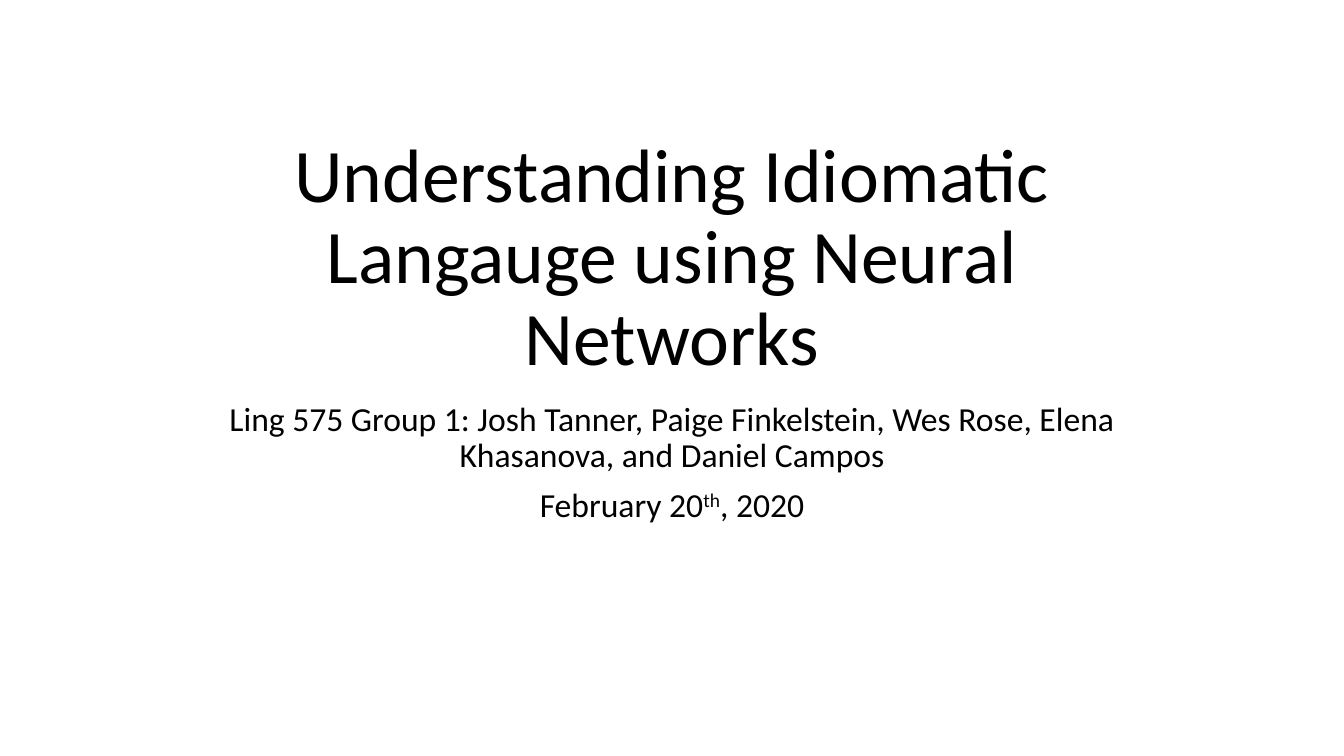
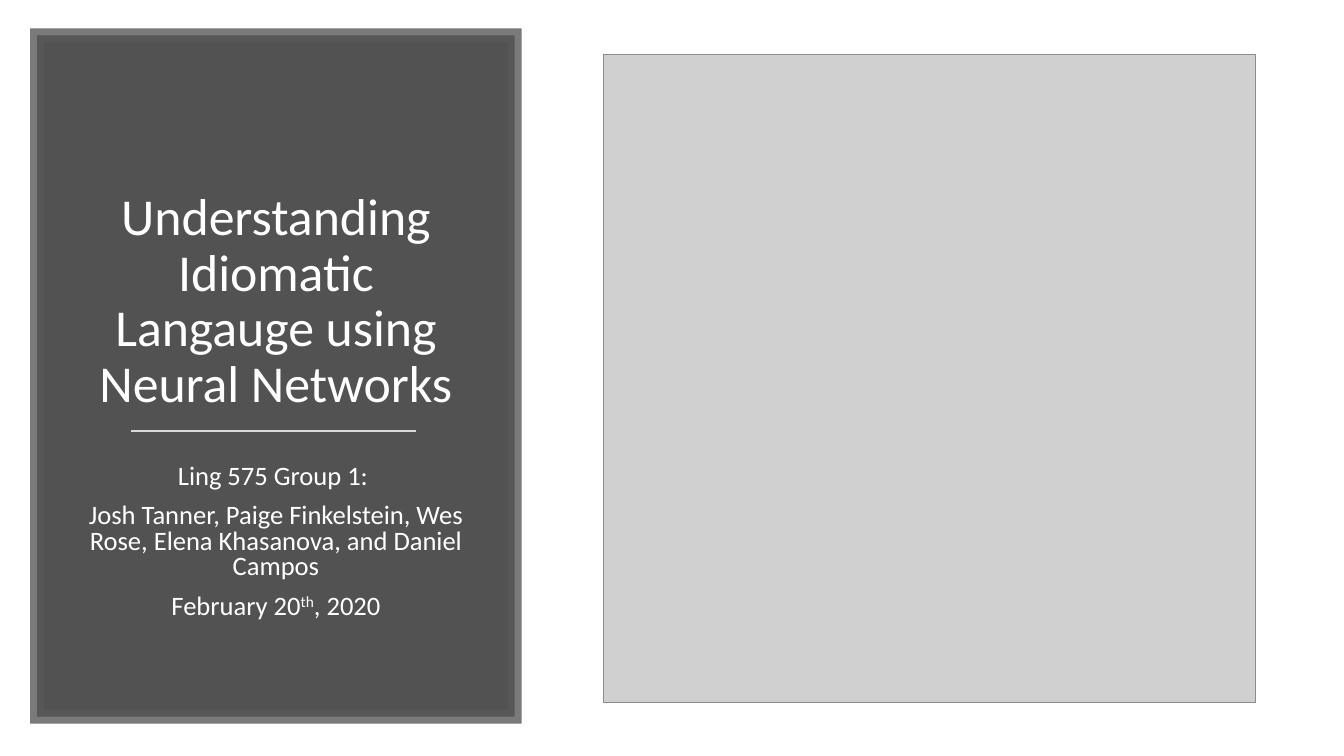
Before and after one commit to spacemanidol/AnalyzingNeuralLanguageModelsGroup1, a slide deck: slide 1 of PaperPresentation02202020.pptx. Drawn at 1344x756 pixels with LibreOffice and Linux fonts; fonts in the diff are those of the drawing; grey boxes stand for pictures. Boxes give left, top, right and bottom in pixels: in the first picture for what was removed or moved away, otherwise in the second. Text is boxed around its words. In the diff, an @@ line names an element or a change of style, - is before the commit and + after.

Commit message:
Update PaperPresentation02202020.pptx
Polished the slides for the Pain in the Neck paper. Added some placeholder slides for Idiom paper. Added some slides for our experiment.

```diff
--- a/PaperPresentation02202020.pptx
+++ b/PaperPresentation02202020.pptx
@@ rectangle added at box(37, 35, 515, 717), fill #404040 at 90% opacity, outline #595959 10 pt @@
@@ picture added at box(604, 54, 1256, 703) @@
@@ title "Understanding Idiomatic Langauge using Neural ...": place and size @@
-title "Understanding Idiomatic Langauge using Neural ..." at box(294, 149, 1049, 366)
+title "Understanding Idiomatic Langauge using Neural ..." at box(99, 199, 452, 403)
@@ title "Understanding Idiomatic Langauge using Neural ..." at box(99, 199, 452, 403): size 54 to 37 pt, text colour #000000 to #FFFFFF @@
@@ line added from (131, 432) to (416, 432), #D9D9D9 1.75 pt @@
@@ subtitle "Ling 575 Group 1:": place and size @@
-subtitle "Ling 575 Group 1:" at box(229, 407, 1114, 523)
+subtitle "Ling 575 Group 1:" at box(89, 467, 462, 620)
@@ subtitle at box(89, 467, 462, 580): text changed; size 24 to 19 pt; text colour #000000 to #FFFFFF @@
-Ling 575 Group 1: Josh Tanner, Paige Finkelstein, Wes Rose, Elena Khasanova, and Daniel Campos
+Ling 575 Group 1:
+Josh Tanner, Paige Finkelstein, Wes Rose, Elena Khasanova, and Daniel Campos
@@ subtitle at box(171, 596, 381, 620): size 24 to 19 pt, text colour #000000 to #FFFFFF in "February 20th, 2020"; line spacing 0.9 to 0.8 @@
```
Also in this commit, not shown: 18 other slides changed, 22 slides added, 11 slides removed.
